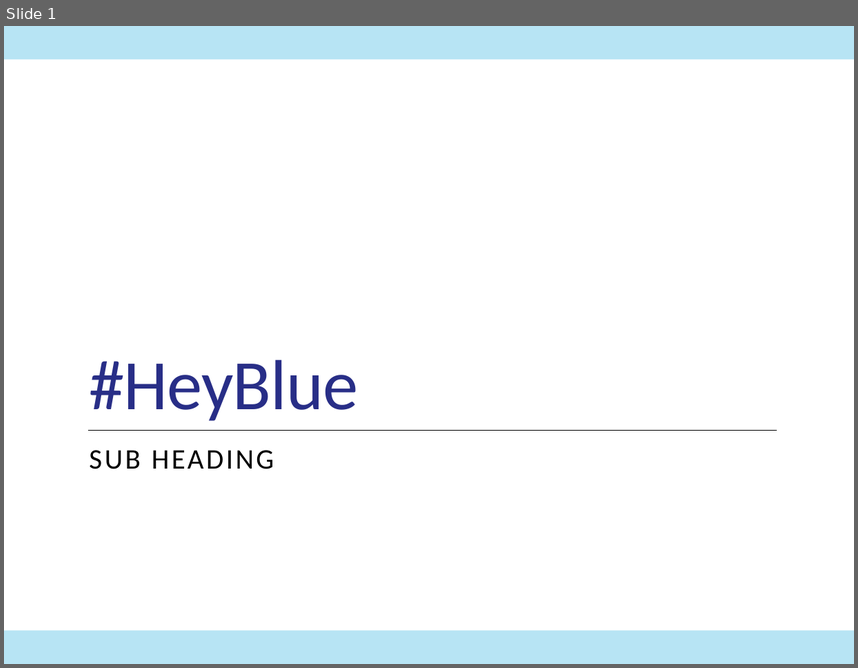
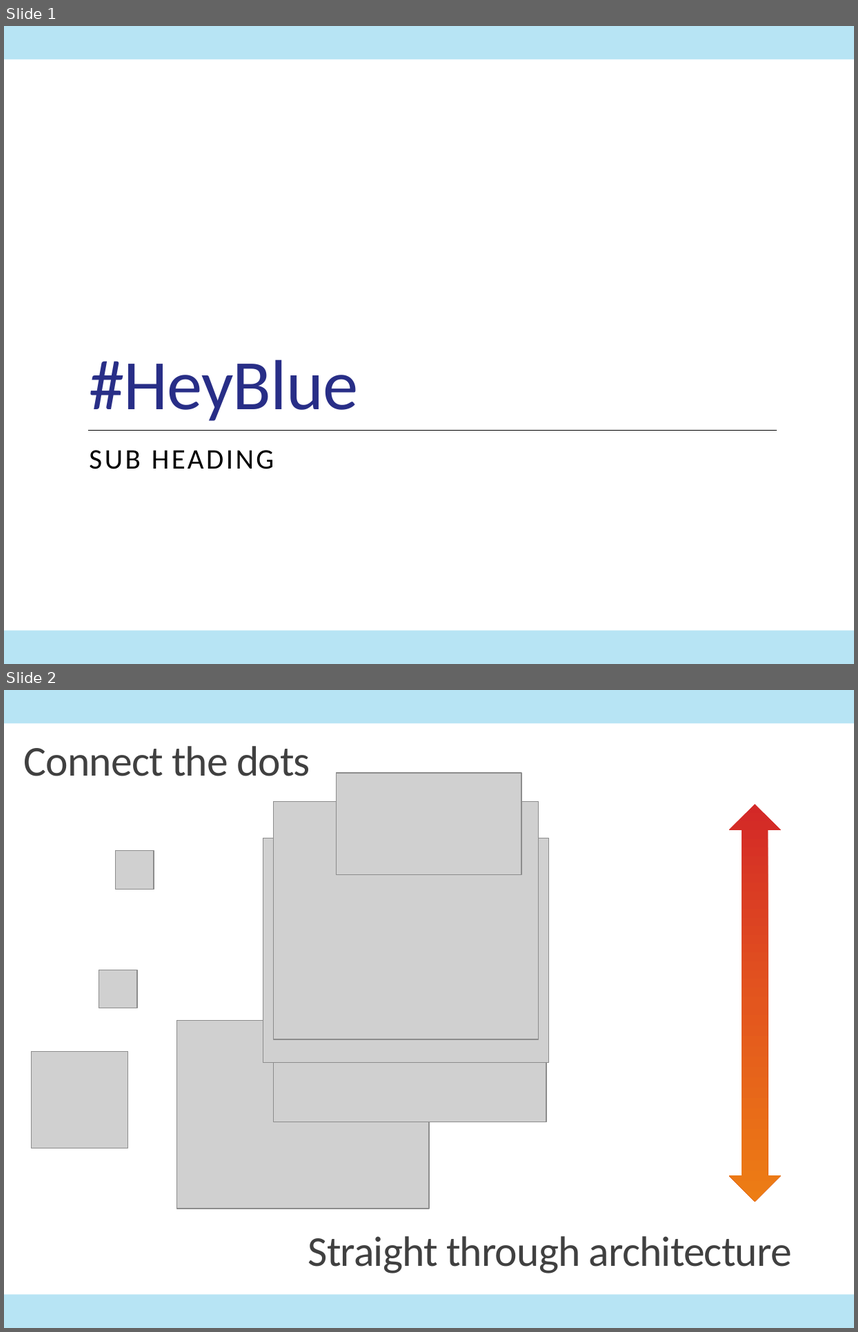
Before and after one commit to ITDependsQ42022/Hey-Blue, a slide deck: HeyBlue.pptx. Shown one above the other, each under a label of ours: slide 1 before the commit, slides 1 and 2 after it. The pictures are 858x668 and 858x1332 pixels, drawn with LibreOffice and Linux fonts; fonts in the diff are those of the drawing; grey boxes stand for pictures. Boxes give left, top, right and bottom in pixels: in the first picture for what was removed or moved away, otherwise in the second. Text is boxed around its words. In the diff, an @@ line names an element or a change of style, - is before the commit and + after.

Commit message:
Container diagram work, connections and flow

```diff
--- a/HeyBlue.pptx
+++ b/HeyBlue.pptx
@@ slide 2 added at <box>4,690,854,1328</box>, background #FFFFFF; not listed: 2 template elements that a slide beside it also shows @@
@@ title added at <box>24,746,310,776</box>, 36 pt, text #404040 @@
+Connect the dots
@@ picture added at <box>337,773,522,874</box> @@
@@ picture added at <box>274,801,538,1039</box> @@
@@ up down arrow added at <box>729,804,781,1201</box>, fill gradient #D32827 to #E3561E to #ED7D14 @@
@@ picture added at <box>115,851,154,889</box> @@
@@ picture added at <box>263,838,549,1063</box> @@
@@ picture added at <box>274,906,546,1122</box> @@
@@ picture added at <box>99,969,137,1008</box> @@
@@ picture added at <box>176,1020,429,1208</box> @@
@@ picture added at <box>31,1052,128,1148</box> @@
@@ text added at <box>308,1236,792,1273</box>, 36 pt, text #404040 @@
+Straight through architecture
```
Also in this commit, not shown: 2 other slides added, 1 slide removed, 23 other files.
